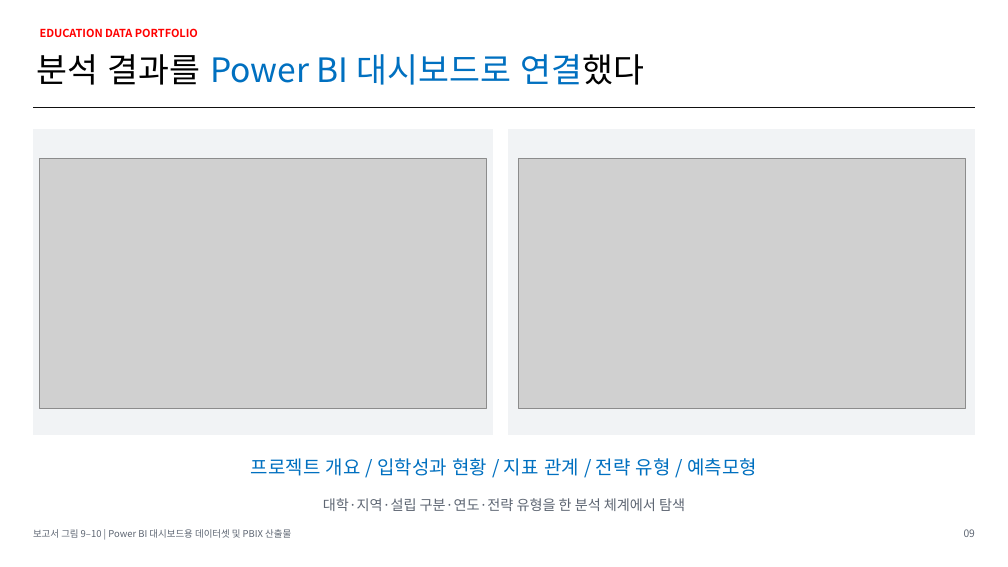
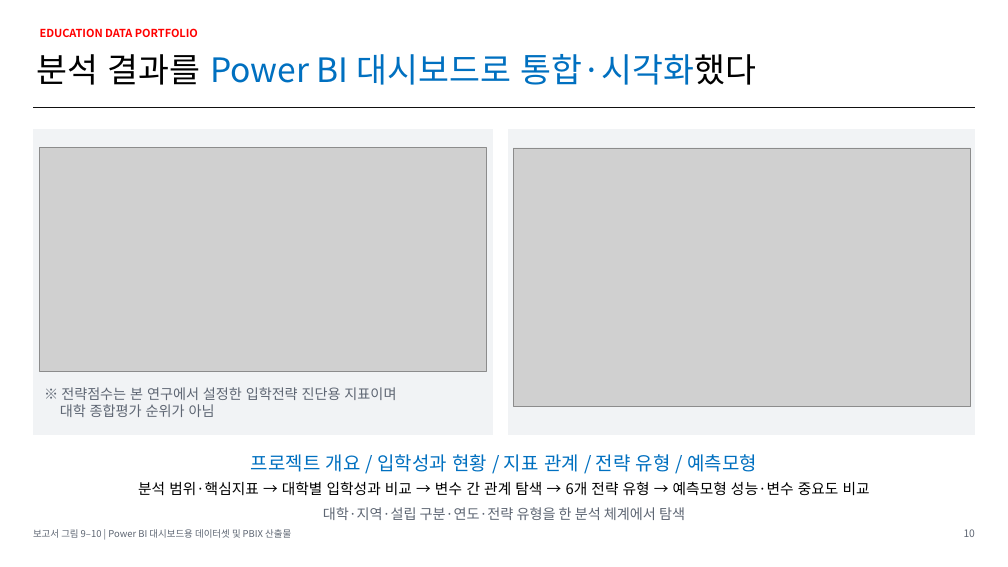
Before and after one commit to Jaewoong237/education-admission-data-project, a slide deck: slide 10 of reports/presentation/education_admission_project_presentation_final.pptx (slide 9 before the commit). Drawn at 1008x567 pixels with LibreOffice and Linux fonts; fonts in the diff are those of the drawing; grey boxes stand for pictures. Boxes give left, top, right and bottom in pixels: in the first picture for what was removed or moved away, otherwise in the second. Text is boxed around its words. In the diff, an @@ line names an element or a change of style, - is before the commit and + after.

```diff
--- a/reports/presentation/education_admission_project_presentation_final.pptx
+++ b/reports/presentation/education_admission_project_presentation_final.pptx
@@ text at box(37, 54, 756, 85): text changed @@
-분석 결과를 Power BI 대시보드로 연결했다
+분석 결과를 Power BI 대시보드로 통합·시각화했다
@@ picture: place and size @@
-picture at box(39, 159, 486, 409)
+picture at box(39, 148, 486, 371)
@@ picture: place and size @@
-picture at box(519, 159, 966, 409)
+picture at box(513, 148, 971, 407)
@@ text added at box(60, 387, 396, 417), 13.5 pt, text #5E6673 @@
+※ 전략점수는 본 연구에서 설정한 입학전략 진단용 지표이며
+대학 종합평가 순위가 아님
@@ text "대학·지역·설립 구분·연도·전략 유형을 한 분석 ...": place and size @@
-text "대학·지역·설립 구분·연도·전략 유형을 한 분석 ..." at box(323, 498, 685, 511)
+text "대학·지역·설립 구분·연도·전략 유형을 한 분석 ..." at box(323, 507, 685, 520)
@@ text at box(138, 481, 870, 495): paragraph added @@
+분석 범위·핵심지표 → 대학별 입학성과 비교 → 변수 간 관계 탐색 → 6개 전략 유형 → 예측모형 성능·변수 중요도 비교
@@ text at box(964, 529, 975, 537): text changed @@
-09
+10
```
Also in this commit, not shown: 7 other slides changed, 1 slide added, 11 other files.
